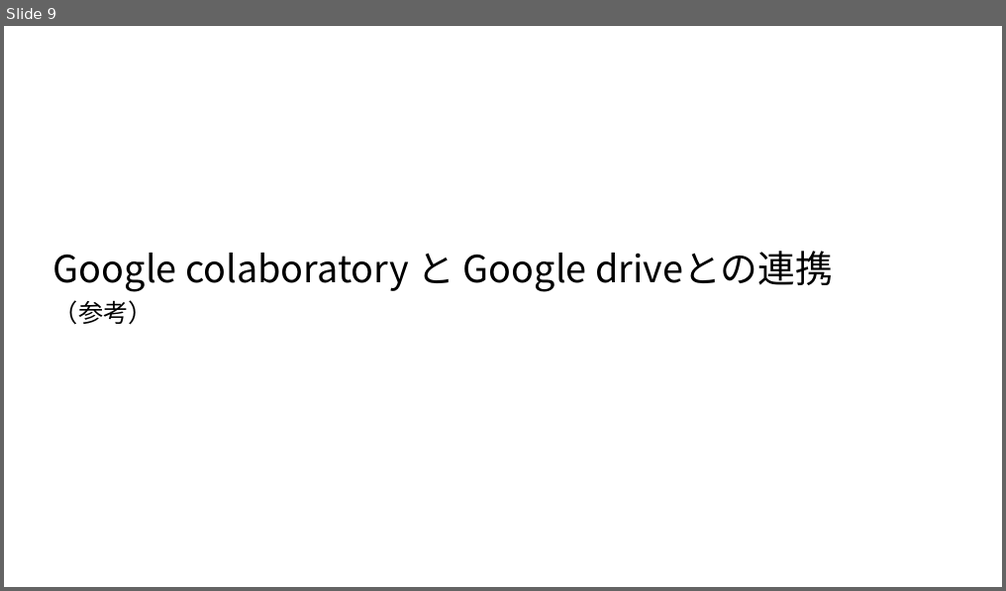
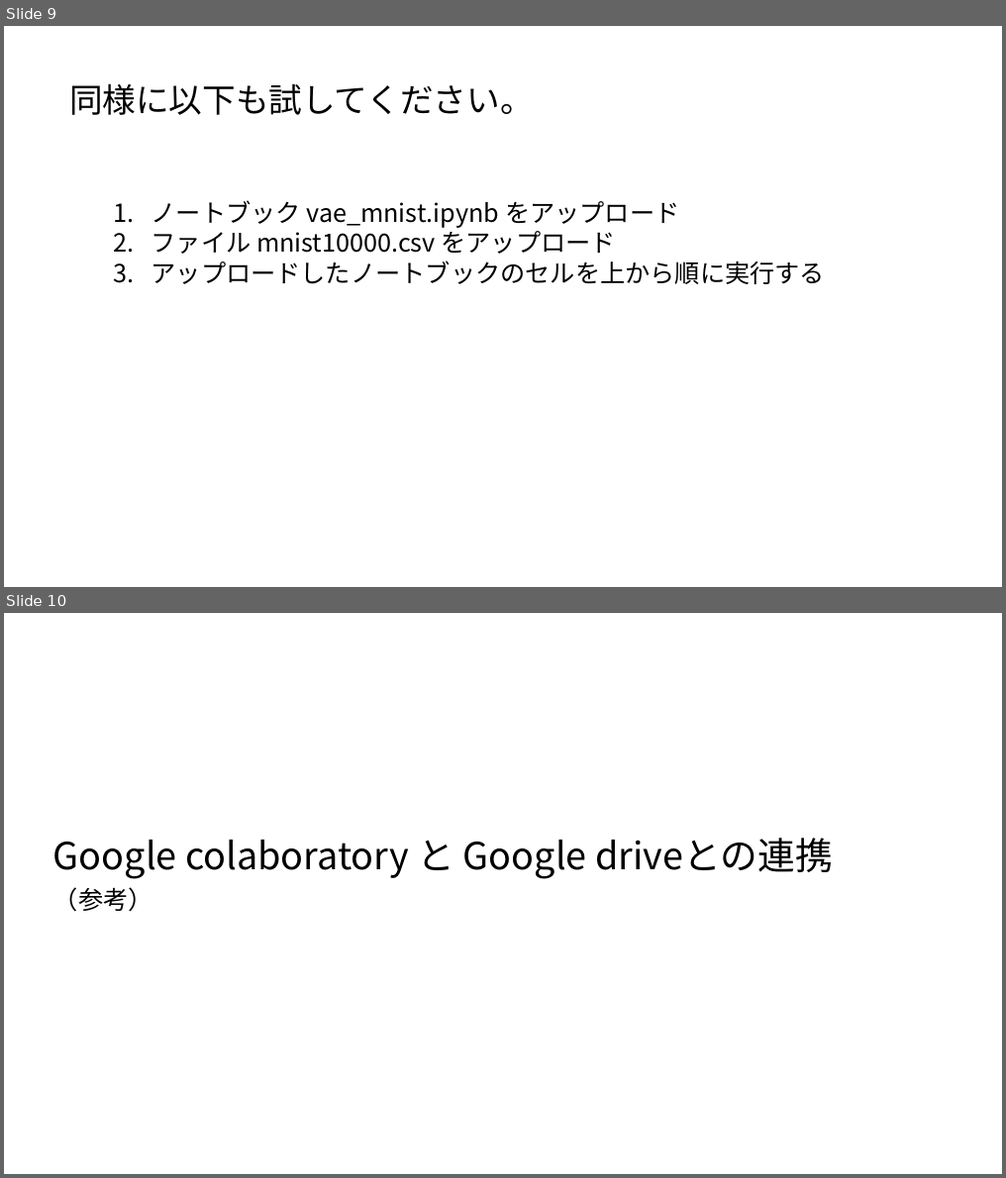
Before and after one commit to ueharaLab/bigdata_colaboratory, a slide deck: colaboratoryの操作.pptx. Shown one above the other, each under a label of ours: slide 9 before the commit, slides 9 and 10 after it. The pictures are 1006x591 and 1006x1178 pixels, drawn with LibreOffice and Linux fonts; fonts in the diff are those of the drawing. Boxes give left, top, right and bottom in pixels: in the first picture for what was removed or moved away, otherwise in the second. Text is boxed around its words. In the diff, an @@ line names an element or a change of style, - is before the commit and + after.

```diff
--- a/colaboratoryの操作.pptx
+++ b/colaboratoryの操作.pptx
@@ slide 9 added at (4,26,1002,587), background #FFFFFF @@
@@ text added at (69,83,534,115), 32 pt, text #000000 @@
+同様に以下も試してください。
@@ text added at (152,200,825,284), 24 pt, text #000000 @@
+1. ノートブック vae_mnist.ipynb をアップロード
+2. ファイル mnist10000.csv をアップロード
+3. アップロードしたノートブックのセルを上から順に実行する
@@ what was slide 9 is now slide 10 @@
```
Also in this commit, not shown: 1 other file.
